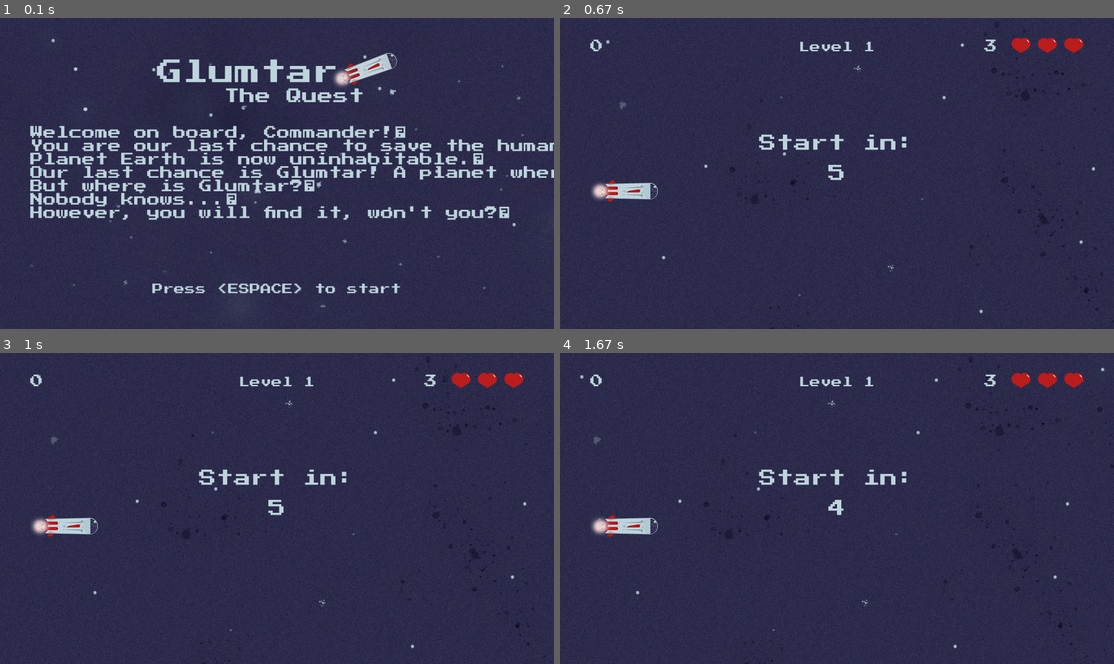
Above: before the commit, frames 1-4 (two rows, left to right).
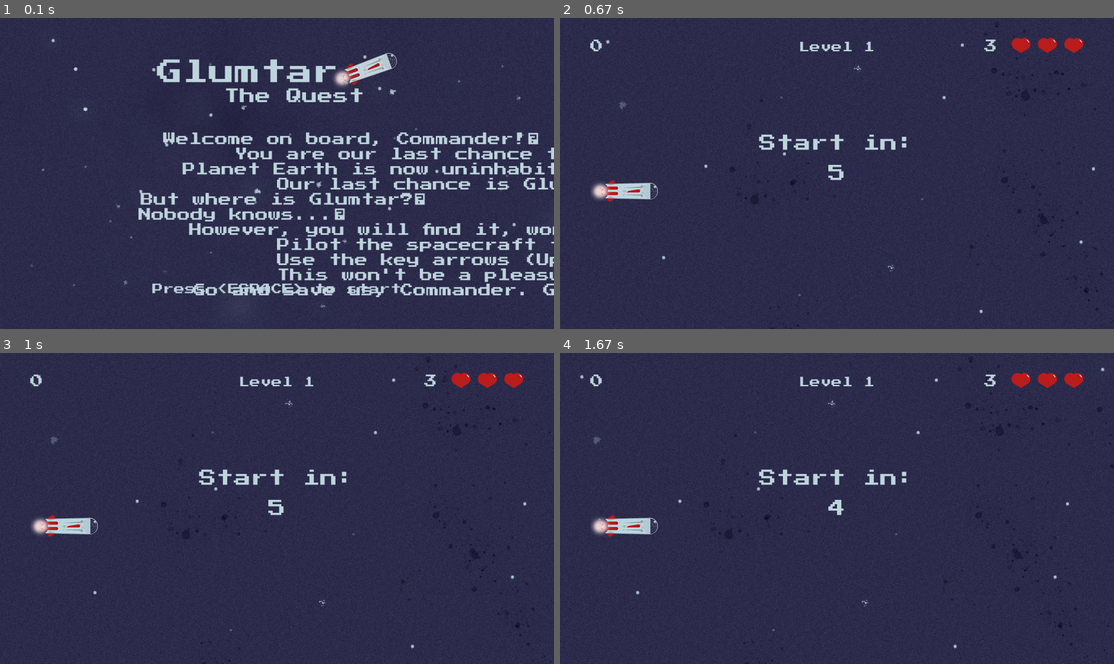
Above: after the commit, the same moments.

Repository: AdrianFSN/proyecto-final-pygame-quest
Game: pygame game, started from main.py
The game is run twice, just before and just after one commit, with the same random seed, the same clock (stepped at 60 frames per second) and the same inputs.
Inputs:
- Up to frame 1 (0.1 s): no input
- Up to frame 2 (0.67 s): tap Space at 0.33 s
- Up to frame 3 (1 s): no input
- Up to frame 4 (1.67 s): no input

The runs differ from the first frame. In frame 1, 15% of the frame differs, in the area x 5-100%, y 34-90%; in frame 2, nothing differs; in frame 3, nothing differs; in frame 4, nothing differs.

Commit message:
feat: creo objeto clase Reader para pintar párrafos con saltos de línea

Diff:
--- a/glumtar/data/messages.py
+++ b/glumtar/data/messages.py
@@ -1,3 +1,49 @@
+import os
+import pygame
+from glumtar import COLUMBIA_BLUE, FONT_SIZE, WIDTH
+
+
+class Reader:
+    init_text_posY = 250
+    spacing = FONT_SIZE + 5
+
+    def __init__(self, file, font, lines_number=1):
+        # self.screen = screen
+        self.file_name = file
+        self.font = font
+        self.number_of_lines = lines_number
+
+        self.font_route = os.path.join(
+            'glumtar', 'resources', 'fonts', self.font)
+        self.font_style = pygame.font.Font(self.font_route, FONT_SIZE)
+        self.text_file_path = os.path.join(
+            'glumtar', 'data', f'{self.file_name}')
+        self.text_posX = WIDTH/2
+        self.text_posY = self.init_text_posY
+        self.lines_container = {}
+        self.activate_pointer = True
+
+    def renderize_lines(self, screen):
+        with open(self.text_file_path, mode='r', encoding='UTF-8', newline='\n') as message_file:
+            lines = message_file.readlines()
+            print(f'Estas son las líneas en lines {lines}')
+        pointer = 0
+        if pointer <= len(lines):
+            for row in lines:
+                rendered_line = self.font_style.render(
+                    lines[pointer], True, COLUMBIA_BLUE)
+                self.lines_container[rendered_line] = screen.blit(
+                    rendered_line, ((self.text_posX - rendered_line.get_width())/2, self.text_posY))
+                pointer += 1
+                self.text_posY += self.spacing
+        print(
+            f'este es el diccionario de renders y blits {self.lines_container}')
+
+    def draw_message(self, screen):
+        for rendered_text, text_rect in self.lines_container.items():
+            screen.blit(rendered_text, text_rect.center)
+
+
 class Instruction:
     def __init__(self, text):
         self.text = text
--- a/glumtar/scenes.py
+++ b/glumtar/scenes.py
@@ -3,7 +3,7 @@
 from . import BLACK, BG_SCROLL_SPEED, BOTTOM_MARGIN_LIMIT, COLUMBIA_BLUE, CORAL_PINK, CORNELL_RED, COUNTDOWN_TIME, DEFA …(216 unchanged characters)…
 from .entities import LivesCounter, Meteorite, Ship, Scoreboard
 from tools.timers_and_countdowns import Countdown, ScrollBG
-from .data.messages import Instruction
+from .data.messages import Reader
 
 
 class Scene:
@@ -16,23 +16,6 @@
 
 
 class FrontPage(Scene):
-    instructions_posX = WIDTH
-    init_instructions_posY = 250
-    instructions_posY = init_instructions_posY
-    paragraph1 = []
-    paragraph2 = []
-    render_paragraph1 = None
-    render_paragraph2 = None
-    rendered_paragraph1 = []
-    rendered_paragraph2 = []
-
-    reader_surfaces = []
-    lines_writer = 6
-    spacing = FONT_SIZE
-    visible_instruction = None
-    reader = None
-
-    instructions_render = None
 
     def __init__(self, screen):
         super().__init__(screen)
@@ -64,13 +47,8 @@
             'glumtar', 'resources', 'fonts', self.font)
         self.font_style = pygame.font.Font(self.font_route, FONT_SIZE)
 
-        self.instructions_filename = 'messages.txt'
-        self.instructions_file_path = os.path.join(
-            'glumtar', 'data', 'messages.txt')
-        self.cursor = 0
-        # self.writer = 0
-        self.read_instructions()
-        # self.instructions_texts = self.read_instructions()
+        self.paragraph1 = Reader('messages.txt', FONT, 6)
+        self.paragraph1.renderize_lines(self.screen)
 
     def mainLoop(self):
         super().mainLoop()
@@ -87,14 +65,8 @@
             self.screen.fill(SPACE_CADET)
             self.screen.blit(self.bg_front, (self.bg_front_X, self.bg_front_Y))
             self.screen.blit(self.logo, (self.logo_X, self.logo_Y))
+            self.paragraph1.draw_message(self.screen)
             self.add_escape_message()
-            # if self.writer < len(self.reader_surfaces):
-            #    self.screen.blit(self.reader_surfaces[self.writer], ((
-            #        self.instructions_posX - self.instructions_render.get_width())/2, self.instructions_posY))
-            self.show_instructions()
-            # self.draw_instructions(self.instructions_texts[0])
-            # self.screen.blit(self.instructions_render, ((
-            #    self.instructions_posX - self.instructions_render.get_width())/2, self.instructions_posY))
 
             pygame.display.flip()
 
@@ -108,44 +80,6 @@
             self.bg_controller = 1
         elif self.bg_controller == 1:
             self.bg_controller = 0
-
-    def read_instructions(self):
-        with open(self.instructions_file_path, mode='r', encoding='UTF-8', newline='\n') as instructions_file:
-            reader = instructions_file.readlines()
-
-        for lines in reader:
-            # if self.cursor < len(reader):
-            self.instructions_render = self.font_style.render(
-                reader[self.cursor], True, COLUMBIA_BLUE)
-            self.reader_surfaces.append(self.instructions_render)
-            print(f"Este es el reader surfaces {self.reader_surfaces}")
-            self.cursor += 1
-            print(f"Este es el reader_text {lines}")
-
-        return len(self.reader_surfaces)
-
-    def show_instructions(self):
-        self.screen.blit(self.reader_surfaces[0], ((
-            self.instructions_posX - self.instructions_render.get_width())/2, self.instructions_posY))
-        print(f"Surface es {self.reader_surfaces[0]}")
-        position_2 = self.instructions_posY + self.instructions_render.get_height()
-        self.screen.blit(self.reader_surfaces[1], ((
-            self.instructions_posX - self.instructions_render.get_width())/2, position_2))
-        position_3 = position_2 + self.instructions_render.get_height()
-        self.screen.blit(self.reader_surfaces[2], ((
-            self.instructions_posX - self.instructions_render.get_width())/2, position_3))
-        position_4 = position_3 + self.instructions_render.get_height()
-        self.screen.blit(self.reader_surfaces[3], ((
-            self.instructions_posX - self.instructions_render.get_width())/2, position_4))
-        position_5 = position_4 + self.instructions_render.get_height()
-        self.screen.blit(self.reader_surfaces[4], ((
-            self.instructions_posX - self.instructions_render.get_width())/2, position_5))
-        position_6 = position_5 + self.instructions_render.get_height()
-        self.screen.blit(self.reader_surfaces[5], ((
-            self.instructions_posX - self.instructions_render.get_width())/2, position_6))
-        position_7 = position_6 + self.instructions_render.get_height()
-        self.screen.blit(self.reader_surfaces[6], ((
-            self.instructions_posX - self.instructions_render.get_width())/2, position_7))
 
     def add_escape_message(self):
         escape_message = "Press <ESPACE> to start"
--- a/prueba.py
+++ b/prueba.py
@@ -1,3 +1,72 @@
-from .glumtar.data.messages import Instruction
+trozos de instructions
 
-text = Instruction('Welcome on board, Commander!\nYou are our last chance to save the human species.\nPlanet Earth is now uninhabitable.\nOur last chance is Glumtar! A planet where human life is possible.\nBut where is Glumtar?\nNobody knows...')
+        """self.instructions_filename = 'messages.txt'
+        self.instructions_file_path = os.path.join(
+            'glumtar', 'data', 'messages.txt') """
+        # self.cursor = 0
+        # self.writer = 0
+        # self.read_instructions()
+        # self.instructions_texts = self.read_instructions()
+
+            # if self.writer < len(self.reader_surfaces):
+            #    self.screen.blit(self.reader_surfaces[self.writer], ((
+            #        self.instructions_posX - self.instructions_render.get_width())/2, self.instructions_posY))
+            # self.show_instructions()
+            # self.draw_instructions(self.instructions_texts[0])
+            # self.screen.blit(self.instructions_render, ((
+            #    self.instructions_posX - self.instructions_render.get_width())/2, self.instructions_posY))
+
+""" def read_instructions(self):
+        with open(self.instructions_file_path, mode='r', encoding='UTF-8', newline='\n') as instructions_file:
+            reader = instructions_file.readlines()
+
+        for lines in reader:
+            # if self.cursor < len(reader):
+            self.instructions_render = self.font_style.render(
+                reader[self.cursor], True, COLUMBIA_BLUE)
+            self.reader_surfaces.append(self.instructions_render)
+            print(f"Este es el reader surfaces {self.reader_surfaces}")
+            self.cursor += 1
+            print(f"Este es el reader_text {lines}")
+
+        return len(self.reader_surfaces) """
+
+    """ def show_instructions(self):
+        self.screen.blit(self.reader_surfaces[0], ((
+            self.instructions_posX - self.instructions_render.get_width())/2, self.instructions_posY))
+        print(f"Surface es {self.reader_surfaces[0]}")
+        position_2 = self.instructions_posY + self.instructions_render.get_height()
+        self.screen.blit(self.reader_surfaces[1], ((
+            self.instructions_posX - self.instructions_render.get_width())/2, position_2))
+        position_3 = position_2 + self.instructions_render.get_height()
+        self.screen.blit(self.reader_surfaces[2], ((
+            self.instructions_posX - self.instructions_render.get_width())/2, position_3))
+        position_4 = position_3 + self.instructions_render.get_height()
+        self.screen.blit(self.reader_surfaces[3], ((
+            self.instructions_posX - self.instructions_render.get_width())/2, position_4))
+        position_5 = position_4 + self.instructions_render.get_height()
+        self.screen.blit(self.reader_surfaces[4], ((
+            self.instructions_posX - self.instructions_render.get_width())/2, position_5))
+        position_6 = position_5 + self.instructions_render.get_height()
+        self.screen.blit(self.reader_surfaces[5], ((
+            self.instructions_posX - self.instructions_render.get_width())/2, position_6))
+        position_7 = position_6 + self.instructions_render.get_height()
+        self.screen.blit(self.reader_surfaces[6], ((
+            self.instructions_posX - self.instructions_render.get_width())/2, position_7)) """
+"""     instructions_posX = WIDTH
+    init_instructions_posY = 250
+    instructions_posY = init_instructions_posY """
+    """ paragraph1 = []
+    paragraph2 = []
+    render_paragraph1 = None
+    render_paragraph2 = None
+    rendered_paragraph1 = []
+    rendered_paragraph2 = []
+
+    reader_surfaces = []
+    lines_writer = 6
+    spacing = FONT_SIZE
+    visible_instruction = None
+    reader = None
+
+    instructions_render = None """
